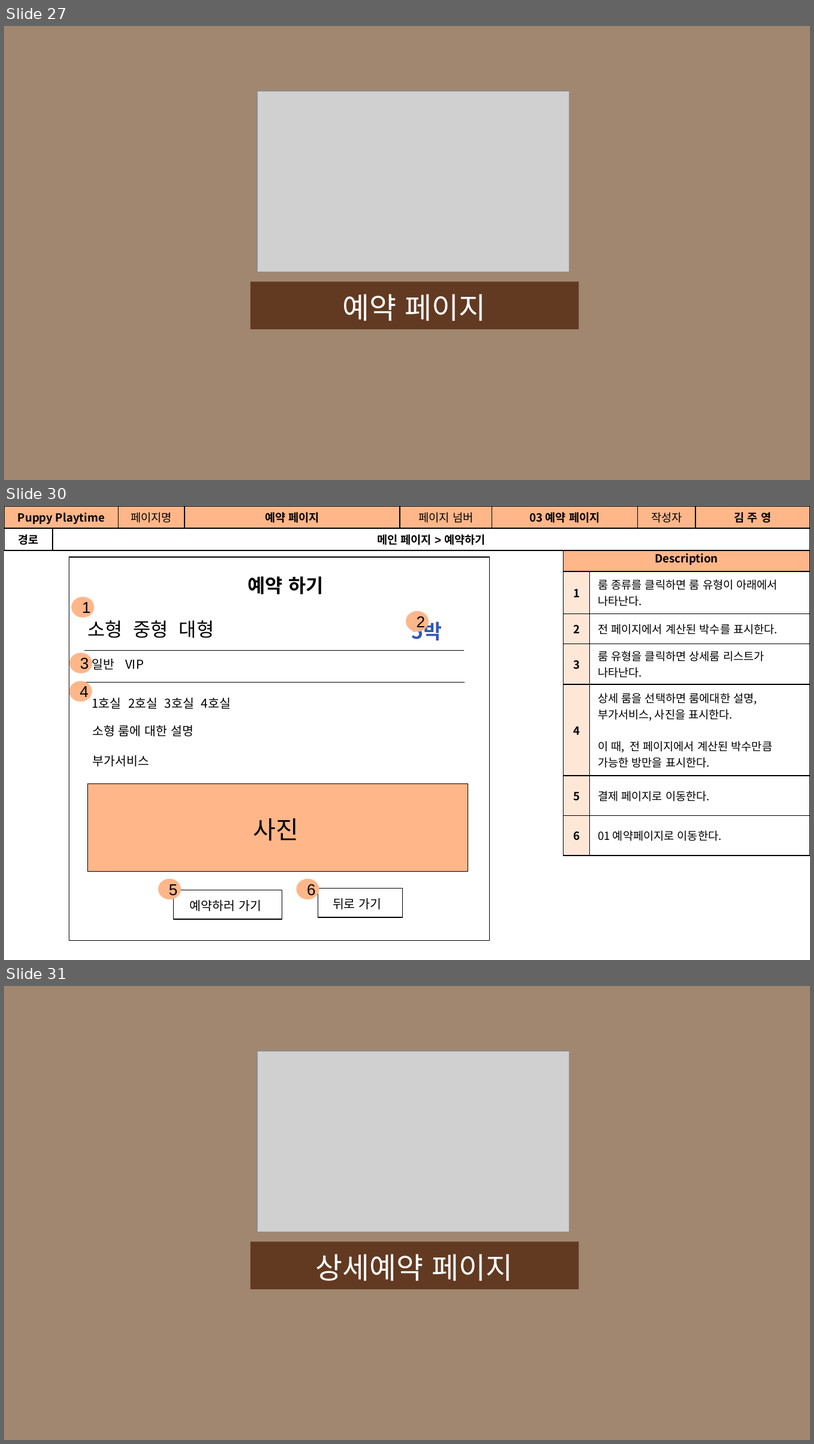
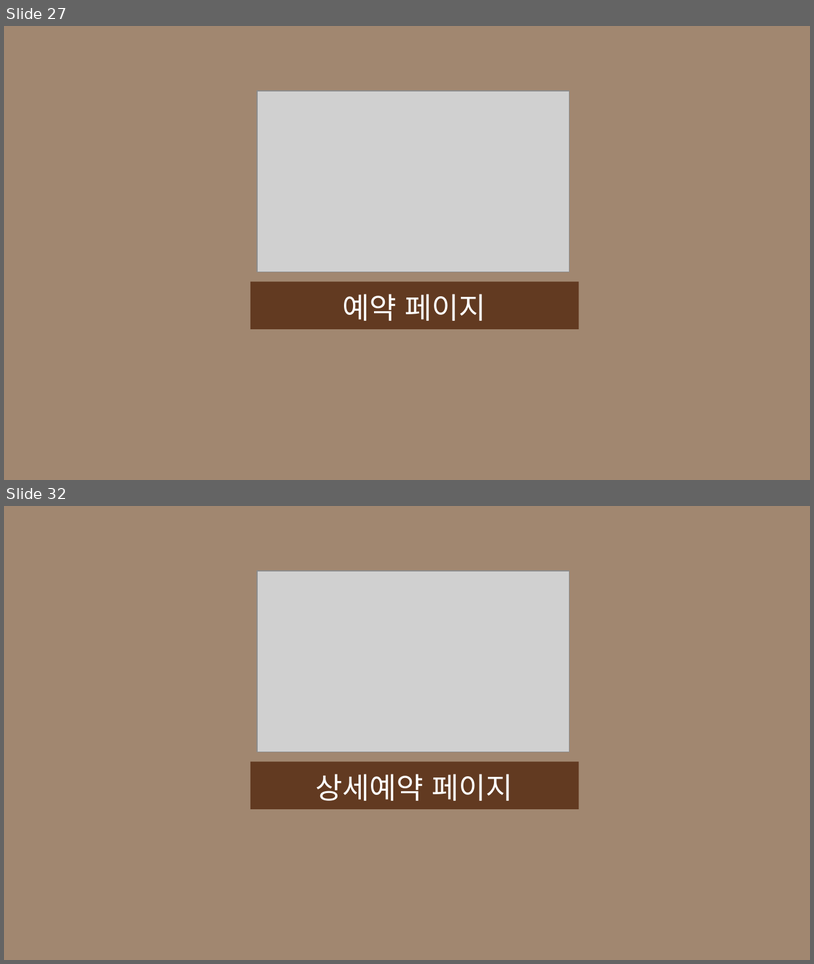
Before and after one commit to Jogging-Kim-Chaebak/PuppyPlaytime, a slide deck: 프로젝트 산출물/9. 스토리보드/Puppy Playtime 사용자 스토리보드.pptx. Shown one above the other, each under a label of ours: slides 27, 30 and 31 before the commit, slides 27 and 32 after it; the slides between them are not shown. The pictures are 814x1444 and 814x964 pixels, drawn with LibreOffice and Linux fonts; fonts in the diff are those of the drawing; grey boxes stand for pictures. Boxes give left, top, right and bottom in pixels: in the first picture for what was removed or moved away, otherwise in the second. Text is boxed around its words. In the diff, an @@ line names an element or a change of style, - is before the commit and + after.

```diff
--- a/프로젝트 산출물/9. 스토리보드/Puppy Playtime 사용자 스토리보드.pptx
+++ b/프로젝트 산출물/9. 스토리보드/Puppy Playtime 사용자 스토리보드.pptx
@@ slide 30 removed at (4, 506, 810, 960), background #FFFFFF @@
@@ table removed at (4, 506, 810, 547), 2 rows, 8 columns @@
-Puppy Playtime |  | 페이지명 | 예약 페이지 | 페이지 넘버 | 03 예약 페이지 | 작성자 | 김 주 영
-경로 | 메인 페이지 > 예약하기 |  |  |  |  |  | 
@@ text removed at (12, 510, 129, 525) @@
-공간(오피스) 대여 시스템
@@ rectangle removed at (69, 557, 489, 940) @@
@@ table removed at (563, 545, 810, 855), 7 rows, 2 columns @@
-Description | 
-1 | 룸 종류를 클릭하면 룸 유형이 아래에서 나타난다.
-2 | 전 페이지에서 계산된 박수를 표시한다.
-3 | 룸 유형을 클릭하면 상세룸 리스트가 나타난다.
-4 | 상세 룸을 선택하면 룸에대한 설명, 부가서비스, 사진을 표시한다. / 이 때, 전 페이지에서 계산된 박수만큼 가능한 방만을 표시한다.
-5 | 결제 페이지로 이동한다.
-6 | 01 예약페이지로 이동한다.
@@ text removed at (248, 576, 323, 594) @@
-예약 하기
@@ ellipse removed at (72, 598, 93, 616) @@
-1
@@ ellipse removed at (407, 612, 428, 630) @@
-2
@@ text removed at (87, 620, 214, 638) @@
-소형 중형 대형
@@ text removed at (411, 618, 442, 640) @@
-5박
@@ ellipse removed at (71, 654, 92, 672) @@
-3
@@ line removed from (84, 651) to (464, 651) @@
@@ text removed at (92, 658, 144, 670) @@
-일반 VIP
@@ ellipse removed at (70, 682, 91, 700) @@
-4
@@ line removed from (84, 682) to (464, 682) @@
@@ text removed at (92, 697, 231, 709) @@
-1호실 2호실 3호실 4호실
@@ text removed at (92, 725, 194, 766) @@
-소형 룸에 대한 설명
-부가서비스
@@ rectangle removed at (88, 783, 468, 870) @@
@@ text removed at (254, 818, 299, 841) @@
-사진
@@ ellipse removed at (159, 879, 180, 898) @@
-5
@@ ellipse removed at (297, 879, 318, 898) @@
-6
@@ rectangle removed at (173, 889, 282, 918) @@
@@ text removed at (190, 900, 261, 911) @@
-예약하러 가기
@@ rectangle removed at (318, 888, 403, 916) @@
@@ text removed at (333, 898, 382, 909) @@
-뒤로 가기
@@ what was slide 31 is now slide 32 @@
```
Also in this commit, not shown: 5 slides changed, 6 slides added, 4 other slides removed, 9 other files.
